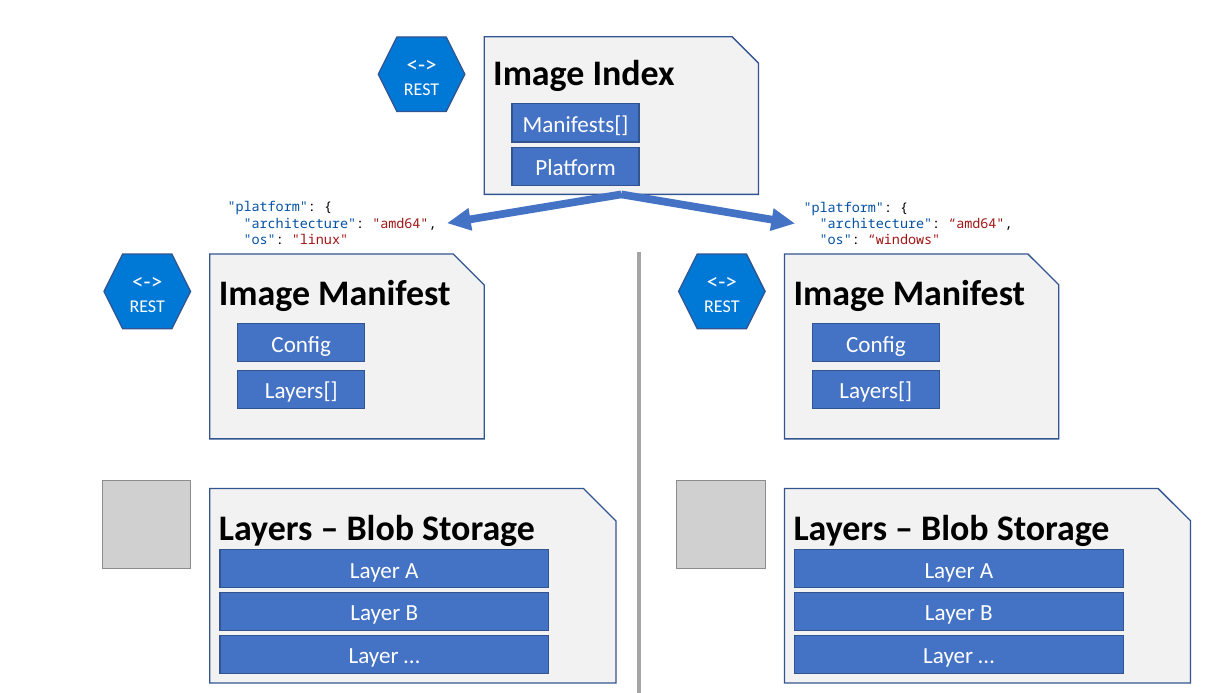
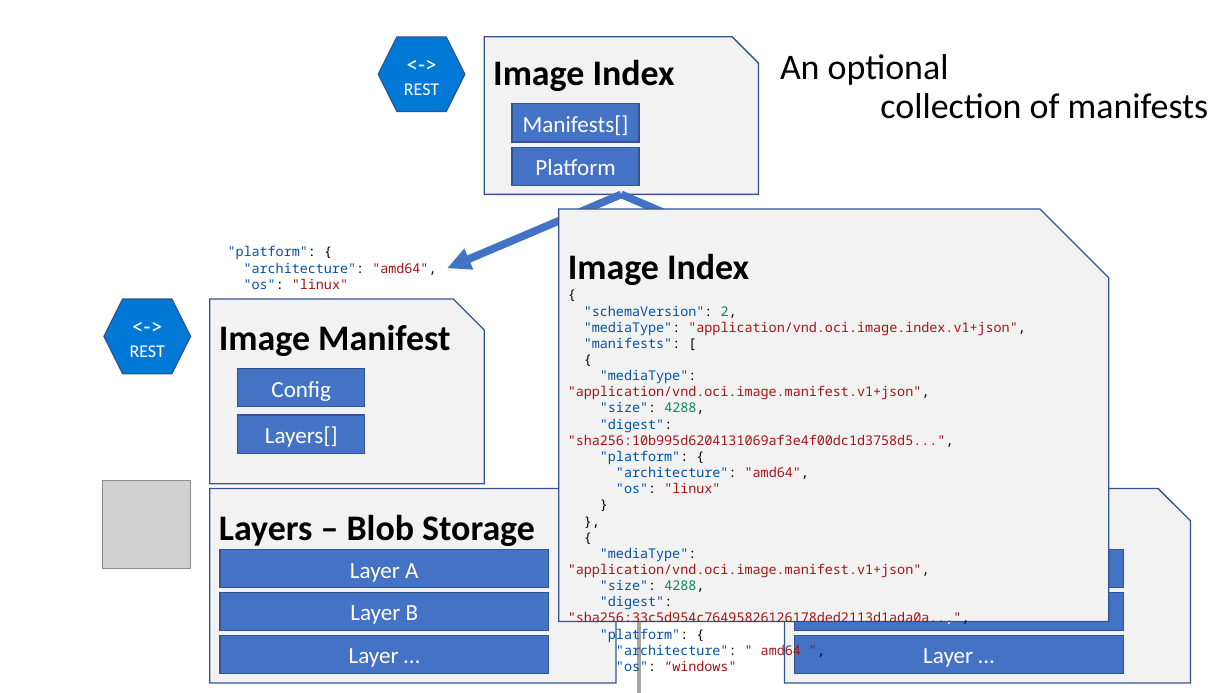
Before and after one commit to SteveLasker/Presentations, a slide deck: slide 11 of ACR/OCIArtifactRegistries.pptm. Drawn at 1232x693 pixels with LibreOffice and Linux fonts; fonts in the diff are those of the drawing; grey boxes stand for pictures. Boxes give left, top, right and bottom in pixels: in the first picture for what was removed or moved away, otherwise in the second. Text is boxed around its words. In the diff, an @@ line names an element or a change of style, - is before the commit and + after.

```diff
--- a/ACR/OCIArtifactRegistries.pptm
+++ b/ACR/OCIArtifactRegistries.pptm
@@ text added at [780, 54, 1209, 119], 28 pt, text #000000 @@
+An optional
+collection of manifests
@@ arrow moved from (621, 194) - (447, 223) to (621, 194) - (447, 268) @@
@@ snip rect added at [559, 209, 1109, 621], fill #F2F2F2, outline #325491 1 pt, 10.5 pt, text #A31515 @@
+Image Index
+{
+"schemaVersion": 2,
+"mediaType": "application/vnd.oci.image.index.v1+json",
+"manifests": [
+{
+"mediaType": "application/vnd.oci.image.manifest.v1+json",
+"size": 4288,
+"digest": "sha256:10b995d6204131069af3e4f00dc1d3758d5...",
+"platform": {
+"architecture": "amd64",
+"os": "linux"
+}
+},
+{
+"mediaType": "application/vnd.oci.image.manifest.v1+json",
+"size": 4288,
+"digest": "sha256:33c5d954c76495826126178ded2113d1ada0a...",
+"platform": {
+"architecture": " amd64 ",
+"os": “windows"
@@ arrow moved from (621, 194) - (795, 224) to (621, 194) - (795, 268) @@
@@ text removed at [804, 201, 1012, 244] @@
-"platform": {
-"architecture": “amd64",
-"os": “windows"
@@ 2 rectangles, 1 snip rect, 1 hexagon, 1 text: place and size @@
-2 rectangles, 1 snip rect, 1 hexagon, 1 text at [104, 200, 484, 439]
+2 rectangles, 1 snip rect, 1 hexagon, 1 text at [104, 245, 484, 484]
@@ group removed at [678, 254, 1059, 439]: 2 rectangles, 1 snip rect, 1 hexagon @@
-Image Manifest
-<->
-REST
-Config
-Layers[]
@@ picture removed at [677, 481, 765, 569] @@
```
Also in this commit, not shown: 11 other slides changed, 12 slides added, 4 slides removed.
